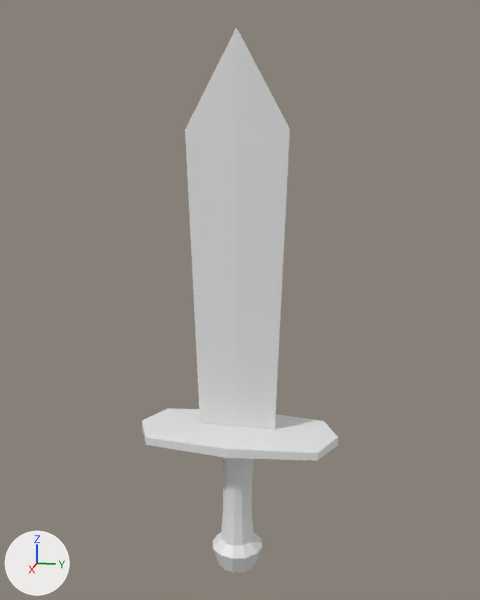
The FBX model Assets/Models/Assets_tutorial/miecz.fbx, before and after one commit.
Camera for both pictures: a camera (50 mm lens) standing at (12.34, 2.53, 11.15) and looking at (-0.1, 0.04, 8.04). The axes (+X, +Y, +Z) are drawn at lower left. The lights are the same throughout. Where no turn or scale is listed for an object, it has been applied to the vertices.
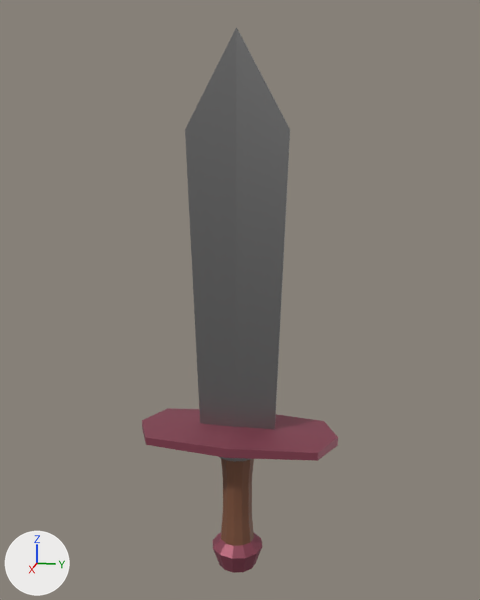
Commit message: Miecz model
dodane materialy

Changed parts and their boxes [x1, y1, x2, y2] in the pictures (480 x 600 px):
part 1 of me_cube_002, recoloured
    both: [185, 27, 290, 461]
part 2 of me_cube_002, recoloured (white to brown)
    both: [213, 532, 262, 573]
part 3 of me_cube_002, recoloured (white to brown)
    both: [142, 408, 338, 461]
part 4 of me_cube_002, recoloured (grey to brown)
    both: [221, 459, 254, 546]

The change, as a diff of the scene's bpy script:
```diff
--- a/Assets/Models/Assets_tutorial/miecz.fbx.py
+++ b/Assets/Models/Assets_tutorial/miecz.fbx.py
@@ mat_material_002 @@
+mat_material_002 = principled_material('Material.002')
+mat_material_002.base_color = (0.288, 0.0685, 0.106)  # brown #924a5c
+mat_material_002.metallic = 0.394
@@ mat_material_001 @@
+mat_material_001 = principled_material('Material.001')
+mat_material_001.base_color = (0.256, 0.256, 0.256)  # grey #8a8a8a
+mat_material_001.metallic = 0.899
+mat_material_001.roughness = 0.408
@@ mat_material_003 @@
+mat_material_003 = principled_material('Material.003')
+mat_material_003.base_color = (0.203, 0.0819, 0.0427)  # brown #7c513a
@@ me_cube_002 @@
 me_cube_002.from_pydata(...)  # 126 vertices, 115 faces; spans x -0.94..0.94, y -2.04..2.04, z -2.2..8.54
 # used by ob_cube; location = (0.0, 0.0, 4.48)
+# me_cube_002 part 1: all 34 faces centred in x -0.44..0.44, y -0.87..0.87, z 0.39..7.67 switch from no material to mat_material_001 (grey #8a8a8a)
+# me_cube_002 part 2: 29 of the faces centred in x -0.44..0.44, y -0.44..0.44, z -2.2..-1.67 switch from no material to mat_material_002 (brown #924a5c)
+# me_cube_002 part 3: 16 of the faces centred in x -0.84..0.84, y -1.87..1.87, z 0.68..0.91 switch from no material to mat_material_002 (brown #924a5c)
+# me_cube_002 part 4: all 36 faces centred in x -0.31..0.31, y -0.31..0.31, z -1.29..0.09 switch from no material to mat_material_003 (brown #7c513a)
```
